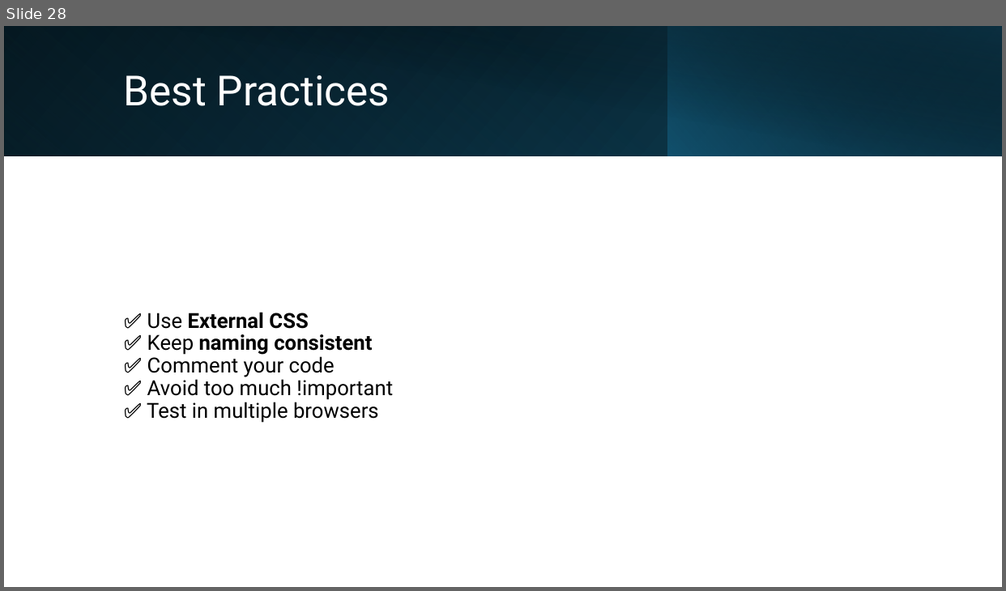
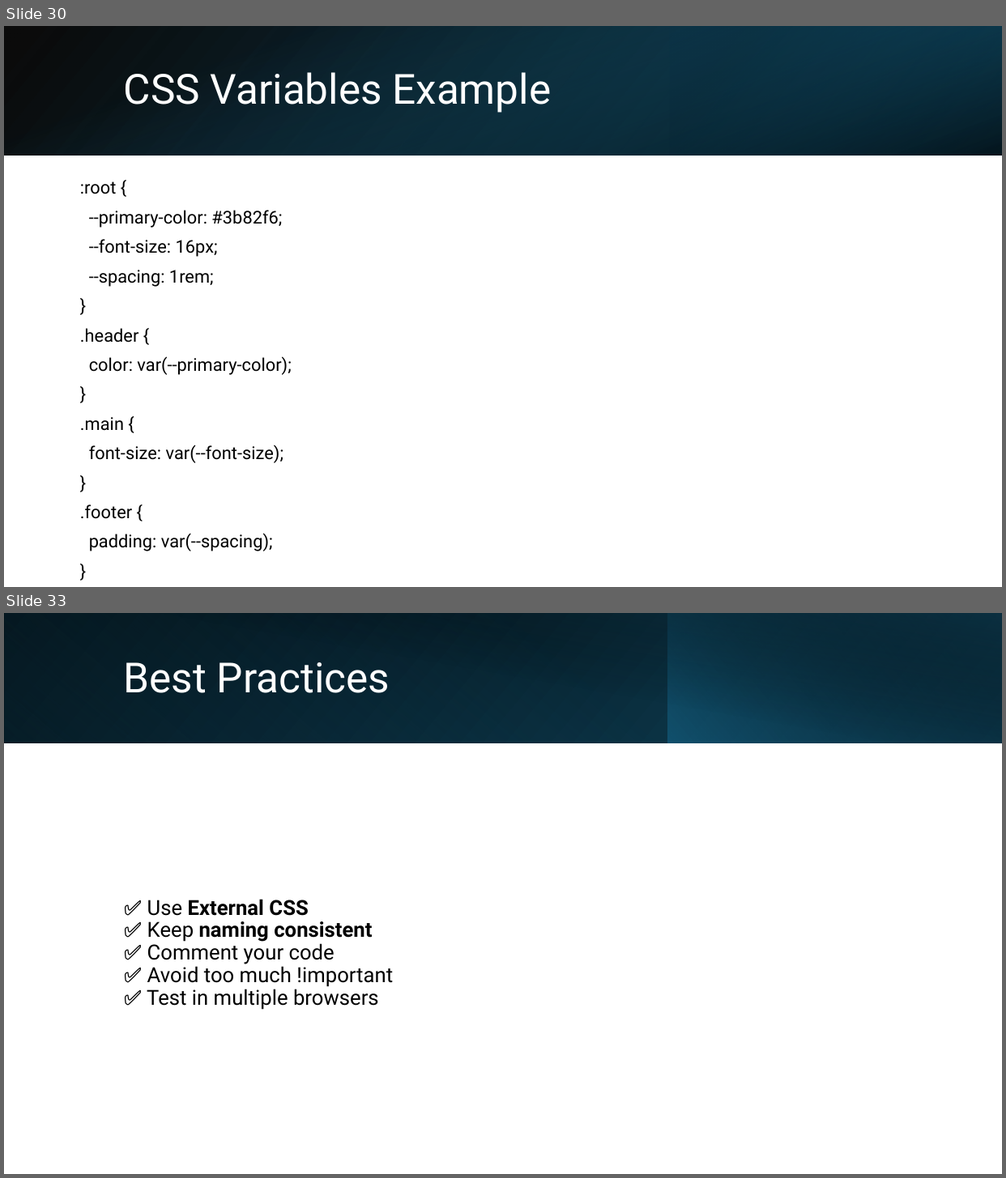
Before and after one commit to mahadi-21/Web-Development, a slide deck: CSS.pptx. Shown one above the other, each under a label of ours: slide 28 before the commit, slides 30 and 33 after it; the slides between them are not shown. The pictures are 1006x591 and 1006x1178 pixels, drawn with LibreOffice and Linux fonts; fonts in the diff are those of the drawing. Boxes give left, top, right and bottom in pixels: in the first picture for what was removed or moved away, otherwise in the second. Text is boxed around its words. In the diff, an @@ line names an element or a change of style, - is before the commit and + after.

```diff
--- a/CSS.pptx
+++ b/CSS.pptx
@@ slide 30 added at (4,26,1002,587), background #FFFFFF @@
@@ rectangle added at (4,26,1002,155), fill gradient #000000 to #104862 @@
@@ rectangle added at (4,26,1002,155), fill gradient #156082 to #000000 @@
@@ rectangle added at (670,26,1002,155), fill gradient #0B3041 to #156082 @@
@@ title added at (124,72,552,113), 40 pt, text #FFFFFF @@
+CSS Variables Example
@@ text added at (80,182,291,552), 17 pt, text #000000 @@
+:root {
+--primary-color: #3b82f6;
+--font-size: 16px;
+--spacing: 1rem;
+}
+.header {
+color: var(--primary-color);
+}
+.main {
+font-size: var(--font-size);
+}
+.footer {
+padding: var(--spacing);
+}
@@ what was slide 28 is now slide 33 @@
```
Also in this commit, not shown: 7 slides changed, 11 other slides added, 7 slides removed.
